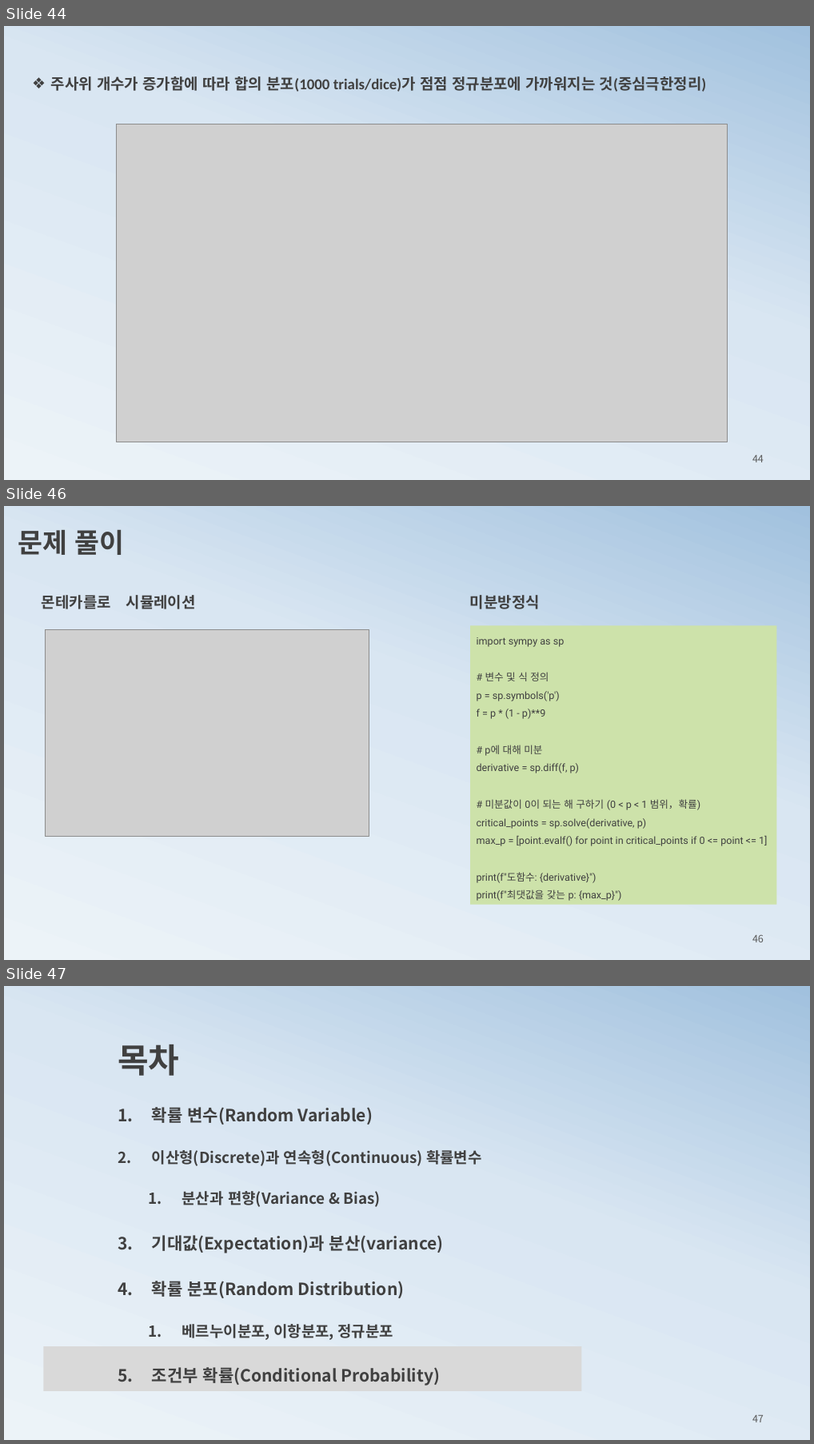
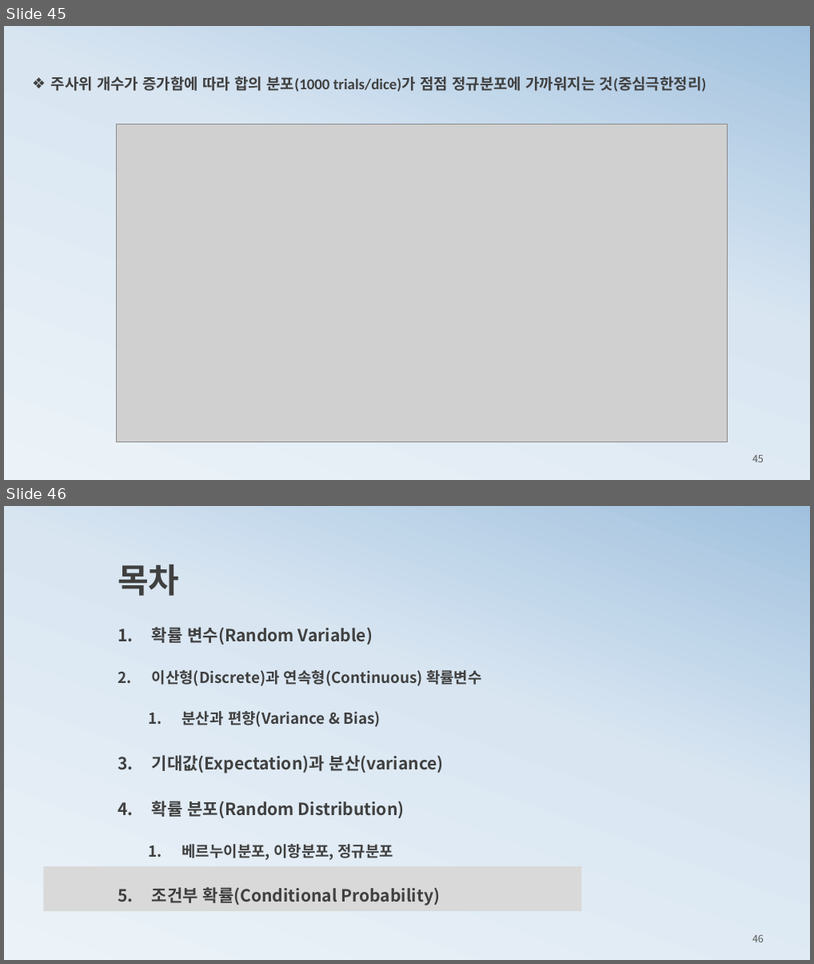
Before and after one commit to ancestor9/mathematics-for-machine-learning, a slide deck: 2_probability theory for machine learning.pptx. Shown one above the other, each under a label of ours: slides 44, 46 and 47 before the commit, slides 45 and 46 after it; the slides between them are not shown. The pictures are 814x1444 and 814x964 pixels, drawn with LibreOffice and Linux fonts; fonts in the diff are those of the drawing; grey boxes stand for pictures. Boxes give left, top, right and bottom in pixels: in the first picture for what was removed or moved away, otherwise in the second. Text is boxed around its words. In the diff, an @@ line names an element or a change of style, - is before the commit and + after.

```diff
--- a/2_probability theory for machine learning.pptx
+++ b/2_probability theory for machine learning.pptx
@@ slide 46 removed at (x1=4, y1=506, x2=810, y2=960), background gradient #ECF3F8 to #D9E6F2 to #A1C1DE @@
@@ text removed at (x1=18, y1=530, x2=124, y2=555) @@
-문제 풀이
@@ text removed at (x1=42, y1=595, x2=196, y2=609) @@
-몬테카를로 시뮬레이션
@@ text removed at (x1=470, y1=595, x2=540, y2=609) @@
-미분방정식
@@ picture removed at (x1=45, y1=629, x2=370, y2=836) @@
@@ rectangle removed at (x1=470, y1=626, x2=777, y2=904) @@
-import sympy as sp
-# 변수 및 식 정의
-p = sp.symbols('p')
-f = p * (1 - p)**9
-# p에 대해 미분
-derivative = sp.diff(f, p)
-# 미분값이 0이 되는 해 구하기 (0 < p < 1 범위，확률)
-critical_points = sp.solve(derivative, p)
-max_p = [point.evalf() for point in critical_points if 0 <= point <= 1]
-print(f"도함수: {derivative}")
-print(f"최댓값을 갖는 p: {max_p}")
@@ page number removed at (x1=753, y1=934, x2=764, y2=942) @@
-46
@@ what was slide 44 is now slide 45 @@
@@ page number at (x1=753, y1=455, x2=764, y2=462): text changed @@
-44
+45
@@ what was slide 47 is now slide 46 @@
@@ page number at (x1=753, y1=934, x2=764, y2=942): text changed @@
-47
+46
```
Also in this commit, not shown: 4 slides changed, 3 slides added, 11 other slides removed, 1 other file.
